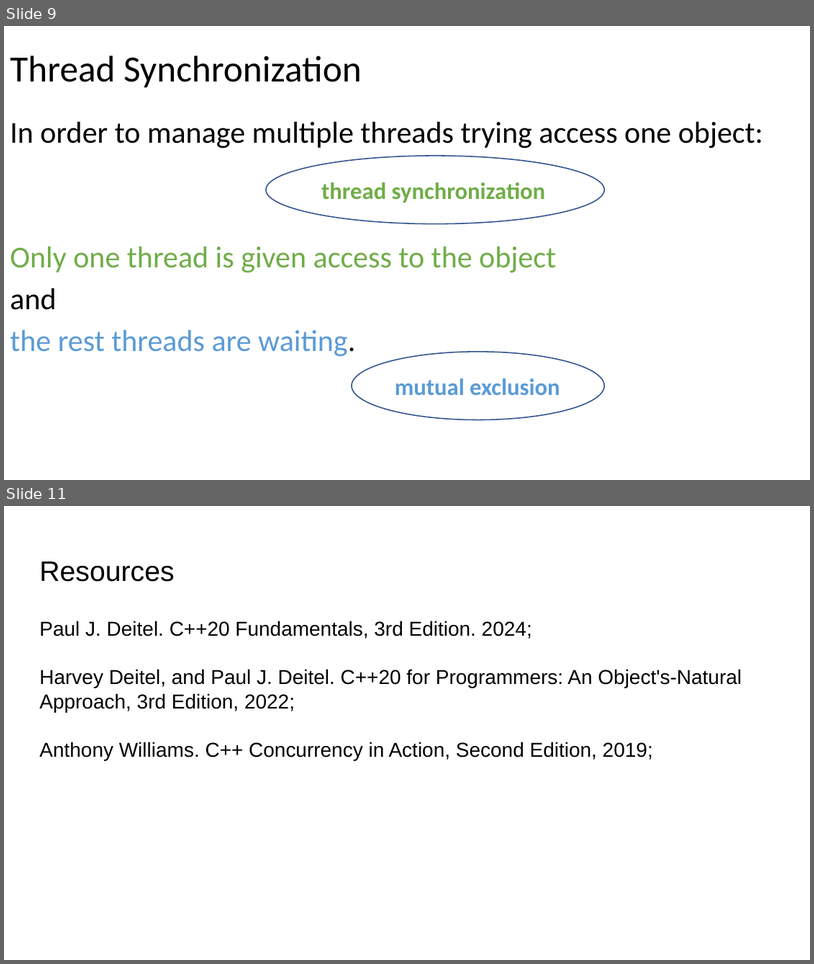
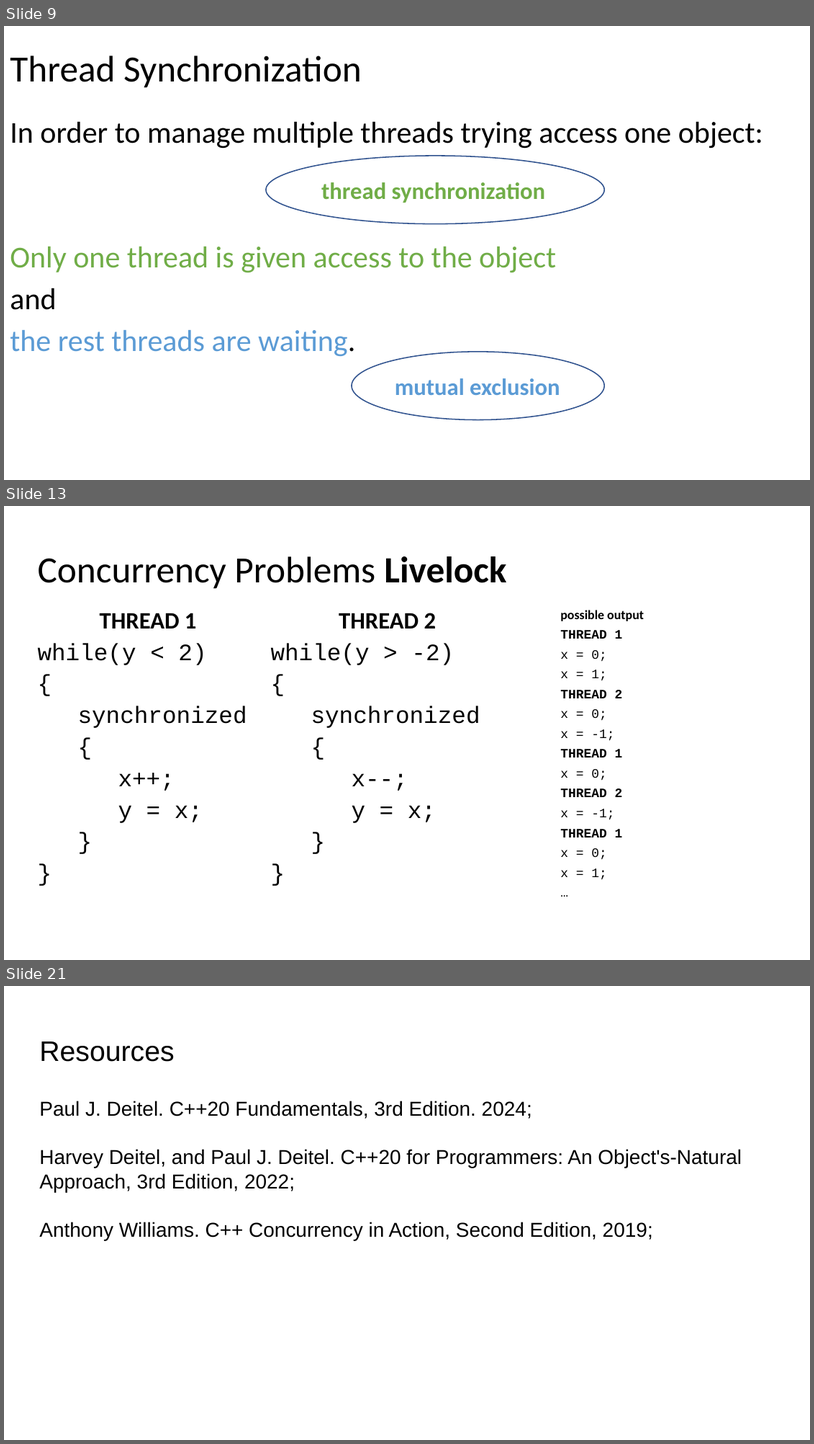
Before and after one commit to manglayev/nu-courses-material, a slide deck: CSCI-423/week-2/Lecture_2/lecture-2-C++.pptx. Shown one above the other, each under a label of ours: slides 9 and 11 before the commit, slides 9, 13 and 21 after it; the slides between them are not shown. The pictures are 814x964 and 814x1444 pixels, drawn with LibreOffice and Linux fonts; fonts in the diff are those of the drawing. Boxes give left, top, right and bottom in pixels: in the first picture for what was removed or moved away, otherwise in the second. Text is boxed around its words. In the diff, an @@ line names an element or a change of style, - is before the commit and + after.

```diff
--- a/CSCI-423/week-2/Lecture_2/lecture-2-C++.pptx
+++ b/CSCI-423/week-2/Lecture_2/lecture-2-C++.pptx
@@ slide 13 added at bbox=[4, 506, 810, 960], background #FFFFFF @@
@@ title added at bbox=[38, 556, 507, 589], 33 pt, text #000000 @@
+Concurrency Problems Livelock
@@ text added at bbox=[38, 613, 247, 823], 21 pt, text #000000 @@
+THREAD 1
+while(y < 2)
+{
+synchronized
+{
+x++;
+y = x;
+}
+}
@@ text added at bbox=[271, 613, 481, 823], 21 pt, text #000000 @@
+THREAD 2
+while(y > -2)
+{
+synchronized
+{
+x--;
+y = x;
+}
+}
@@ text added at bbox=[561, 610, 644, 879], 11.6 pt, text #000000, bold @@
+possible output
+THREAD 1
+x = 0;
+x = 1;
+THREAD 2
+x = 0;
+x = -1;
+THREAD 1
+x = 0;
+THREAD 2
+x = -1;
+THREAD 1
+x = 0;
+x = 1;
+…
@@ what was slide 11 is now slide 21 @@
```
Also in this commit, not shown: 4 slides changed, 9 other slides added, 3 other files.
